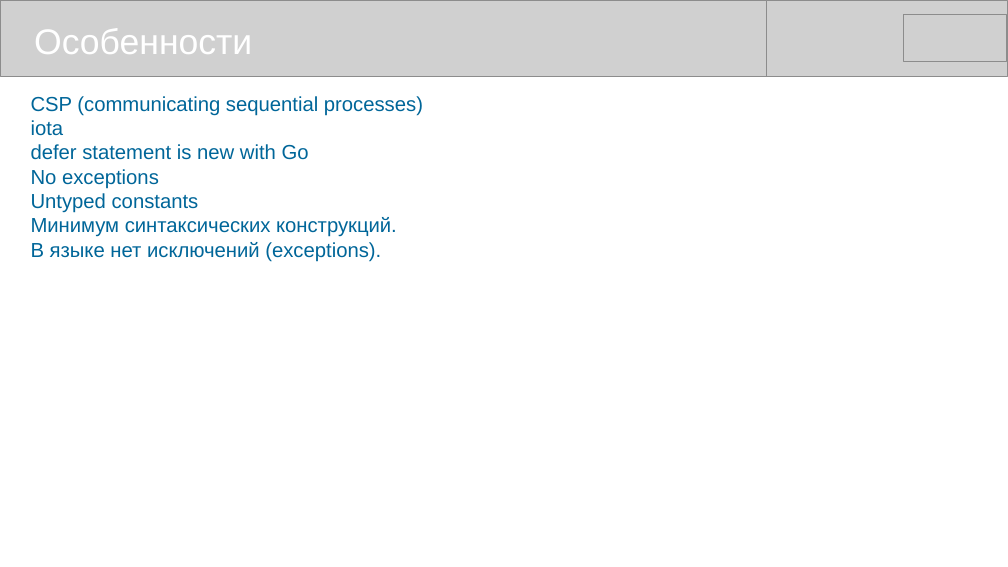
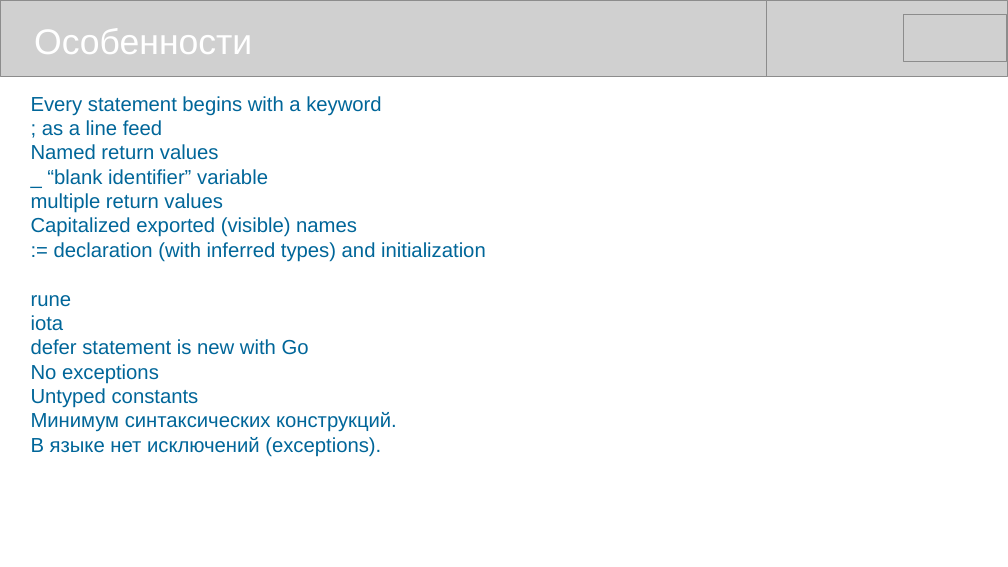
Before and after one commit to mike-shock/Go_language, a slide deck: slide 6 of Go_Intro.odp. Drawn at 1008x567 pixels with LibreOffice and Linux fonts; fonts in the diff are those of the drawing; grey boxes stand for pictures. Boxes give left, top, right and bottom in pixels: in the first picture for what was removed or moved away, otherwise in the second. Text is boxed around its words. In the diff, an @@ line names an element or a change of style, - is before the commit and + after.

```diff
--- a/Go_Intro.odp
+++ b/Go_Intro.odp
@@ text at [31, 96, 486, 307]: text changed @@
-CSP (communicating sequential processes)
+Every statement begins with a keyword
+; as a line feed
+Named return values
+_ “blank identifier” variable
+multiple return values
+Capitalized exported (visible) names
+:= declaration (with inferred types) and initialization
+rune
```
Also in this commit, not shown: 1 other slide changed.
